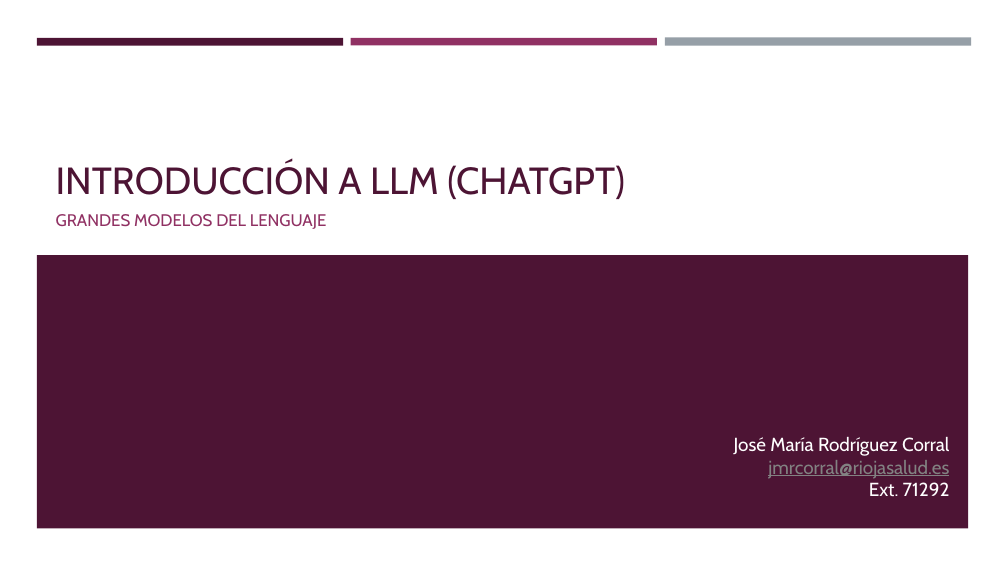
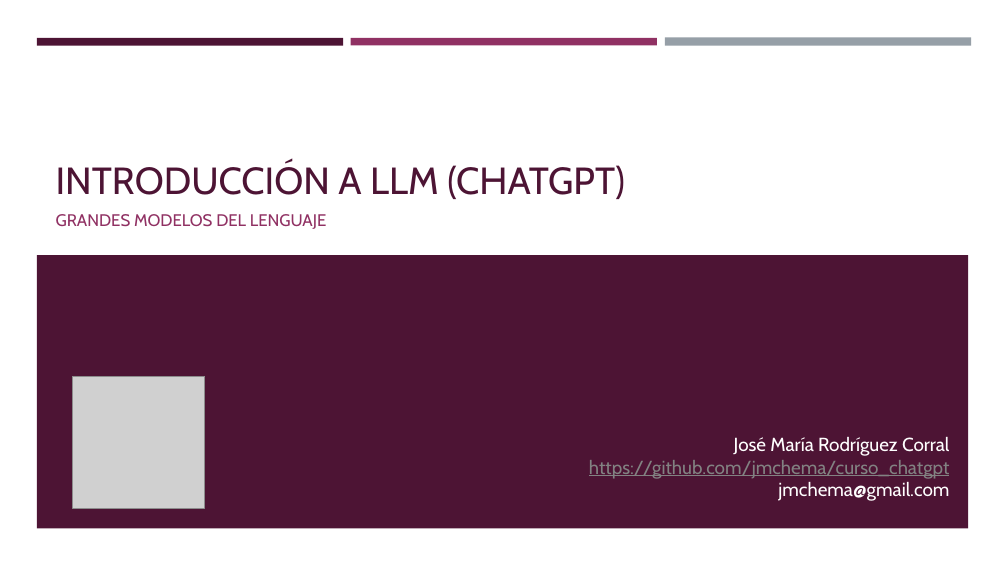
Before and after one commit to jmchema/curso_chatgpt, a slide deck: slide 1 of Introducción a chatgpt.pptx. Drawn at 1008x567 pixels with LibreOffice and Linux fonts; fonts in the diff are those of the drawing; grey boxes stand for pictures. Boxes give left, top, right and bottom in pixels: in the first picture for what was removed or moved away, otherwise in the second. Text is boxed around its words. In the diff, an @@ line names an element or a change of style, - is before the commit and + after.

```diff
--- a/Introducción a chatgpt.pptx
+++ b/Introducción a chatgpt.pptx
@@ picture added at bbox=[73, 376, 205, 508] @@
@@ text "José María Rodríguez Corral": place and size @@
-text "José María Rodríguez Corral" at bbox=[734, 437, 950, 497]
+text "José María Rodríguez Corral" at bbox=[589, 437, 950, 501]
@@ text at bbox=[589, 460, 950, 501]: text changed @@
-jmrcorral@riojasalud.es
-Ext. 71292
+https://github.com/jmchema/curso_chatgpt
+jmchema@gmail.com
```
Also in this commit, not shown: 1 other slide changed, 1 other file.
